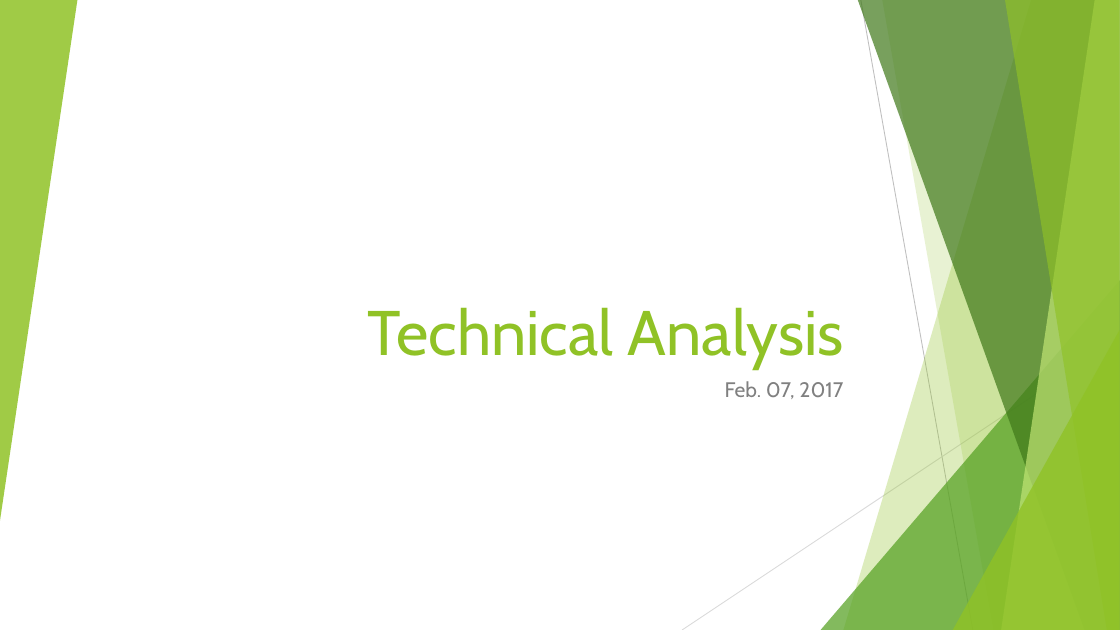
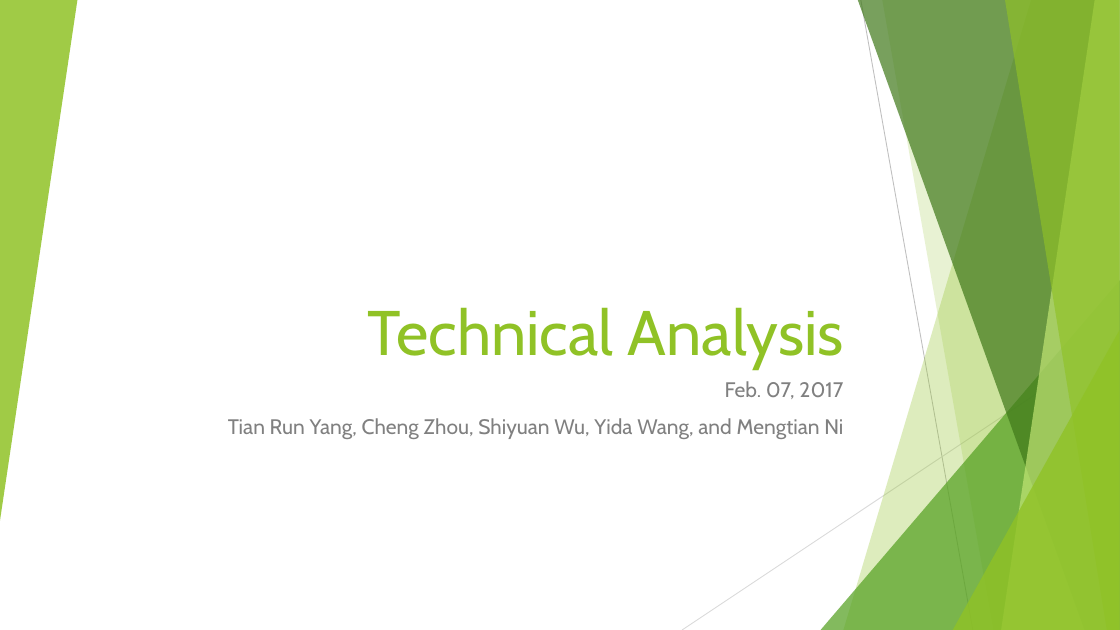
Before and after one commit to Charmendar/ComputeFinance_Presnstation, a slide deck: slide 1 of Technical Analysis-comparison.pptx. Drawn at 1120x630 pixels with LibreOffice and Linux fonts; fonts in the diff are those of the drawing. Boxes give left, top, right and bottom in pixels: in the first picture for what was removed or moved away, otherwise in the second. Text is boxed around its words. In the diff, an @@ line names an element or a change of style, - is before the commit and + after.

```diff
--- a/Technical Analysis-comparison.pptx
+++ b/Technical Analysis-comparison.pptx
@@ subtitle at bbox=[228, 418, 843, 439]: paragraph added @@
+Tian Run Yang, Cheng Zhou, Shiyuan Wu, Yida Wang, and Mengtian Ni
```
Also in this commit, not shown: 4 other slides changed.
